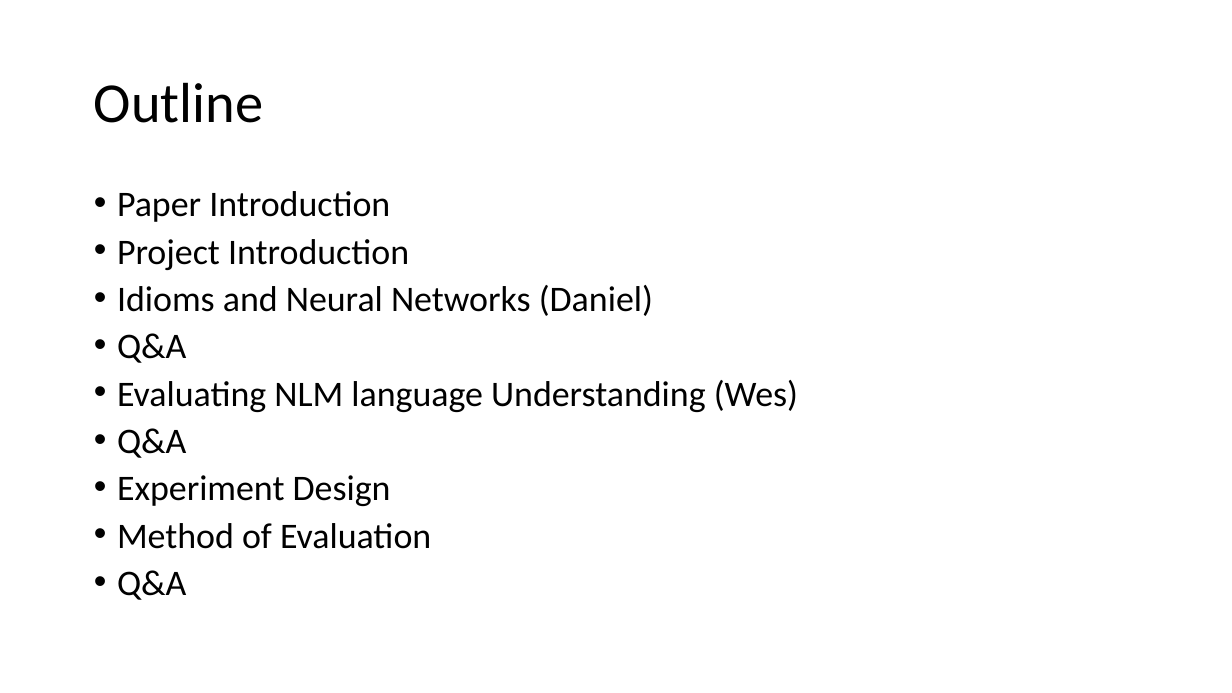
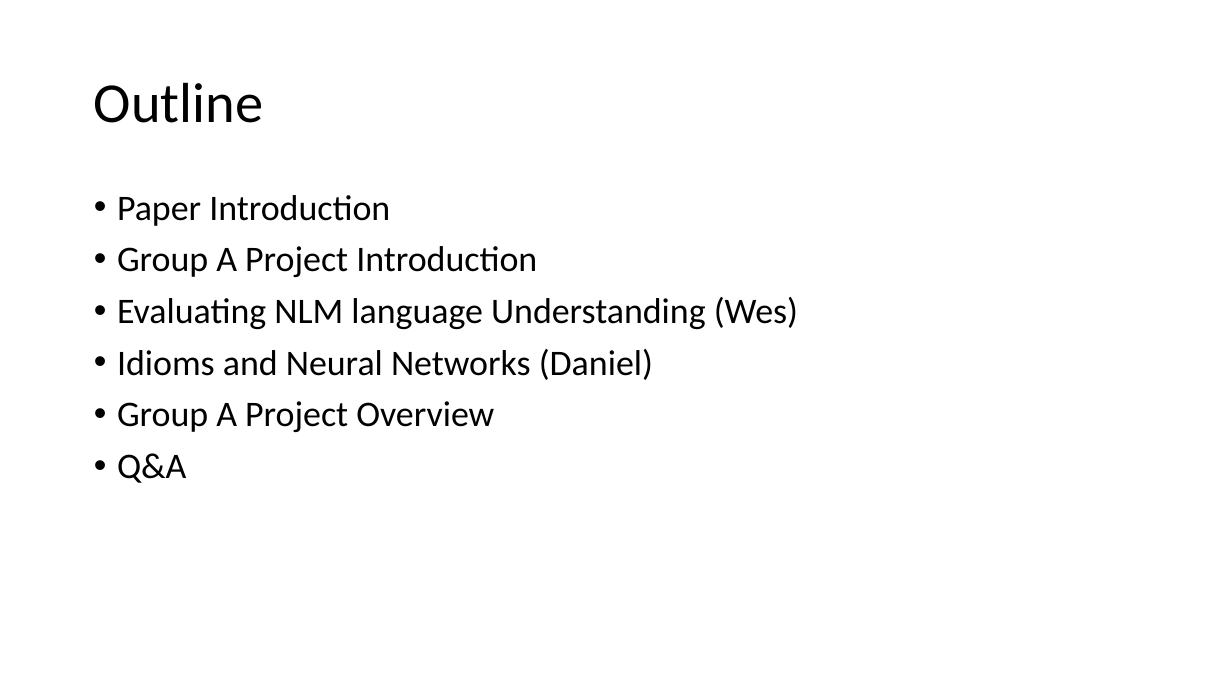
Before and after one commit to spacemanidol/AnalyzingNeuralLanguageModelsGroup1, a slide deck: slide 2 of PaperPresentation02202020.pptx. Drawn at 1232x693 pixels with LibreOffice and Linux fonts; fonts in the diff are those of the drawing. Boxes give left, top, right and bottom in pixels: in the first picture for what was removed or moved away, otherwise in the second. Text is boxed around its words. In the diff, an @@ line names an element or a change of style, - is before the commit and + after.

```diff
--- a/PaperPresentation02202020.pptx
+++ b/PaperPresentation02202020.pptx
@@ text at [117, 195, 653, 483]: line spacing 0.8 to 0.9 @@
@@ text at [117, 246, 798, 329]: text changed @@
-• Project Introduction
+• Group A Project Introduction
+• Evaluating NLM language Understanding (Wes)
@@ text at [117, 380, 798, 600]: paragraphs removed @@
-• Evaluating NLM language Understanding (Wes)
-• Q&A
-• Experiment Design
-• Method of Evaluation
-• Q&A
@@ text at [117, 401, 494, 432]: paragraph added @@
+• Group A Project Overview
```
Also in this commit, not shown: 3 other slides changed, 12 slides added, 5 slides removed, 2 other files.
